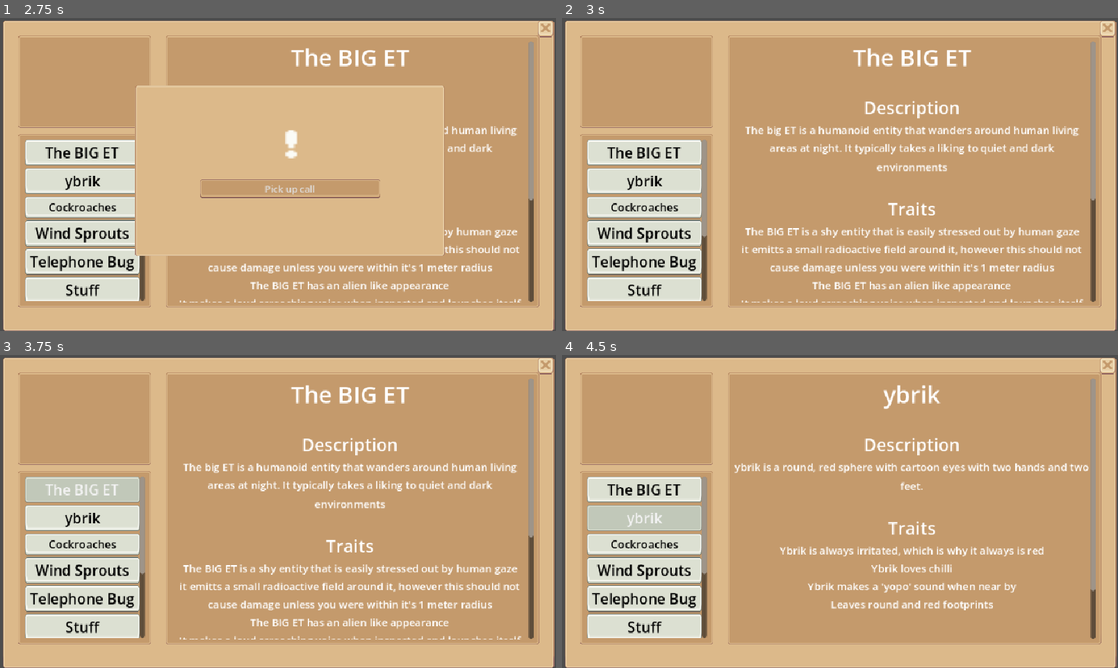
Above: before the commit, frames 1-4 (two rows, left to right).
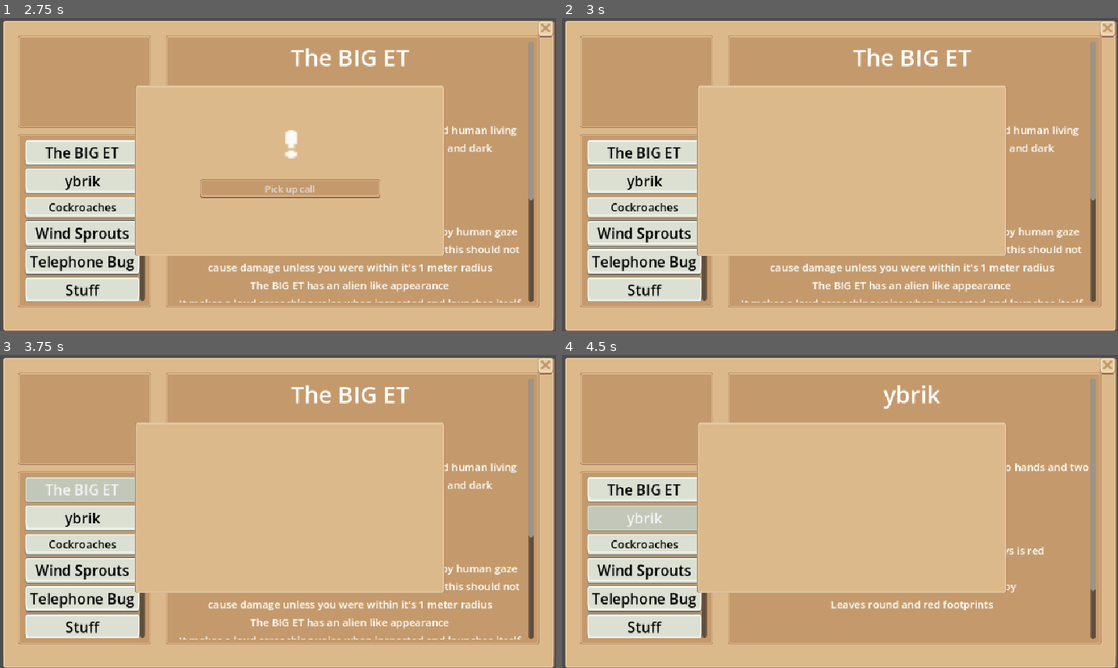
Above: after the commit, the same moments.

Repository: TruthIsProven/Computer-Science-2026
Game: Godot game, scene res://Scenes/main_scene.tscn
Two runs of this game, one before a commit and one after it. Both use one fixed random seed, a clock stepped at 60 frames per second and the inputs below.
Inputs (mouse positions are in pixels of both pictures, inside the frame that each line leads up to):
- Up to frame 1 (2.75 s): click "New Game" at 0.5 s; click (33, 52) at 1.25 s; click "Start the day" at 2 s
- Up to frame 2 (3 s): click "Pick up call" at 2.75 s
- Up to frame 3 (3.75 s): click "The BIG ET" at 3.5 s
- Up to frame 4 (4.5 s): click "ybrik" at 4.25 s

Frame 1 is identical in both runs. In frame 2, 27% of the frame differs, in the area x 24-80%, y 21-76%; in frame 3, 27%; in frame 4, 27%.

Commit message:
Update quiz_page_scene.gd

Diff:
--- a/quiz_page_scene.gd
+++ b/quiz_page_scene.gd
@@ -10,5 +10,5 @@
 
 func _on_pickup_call_pressed() -> void:
 	$"Incoming Call".visible = false
-
+	$"Caller info".visible = true
 	pass # Replace with function body.
